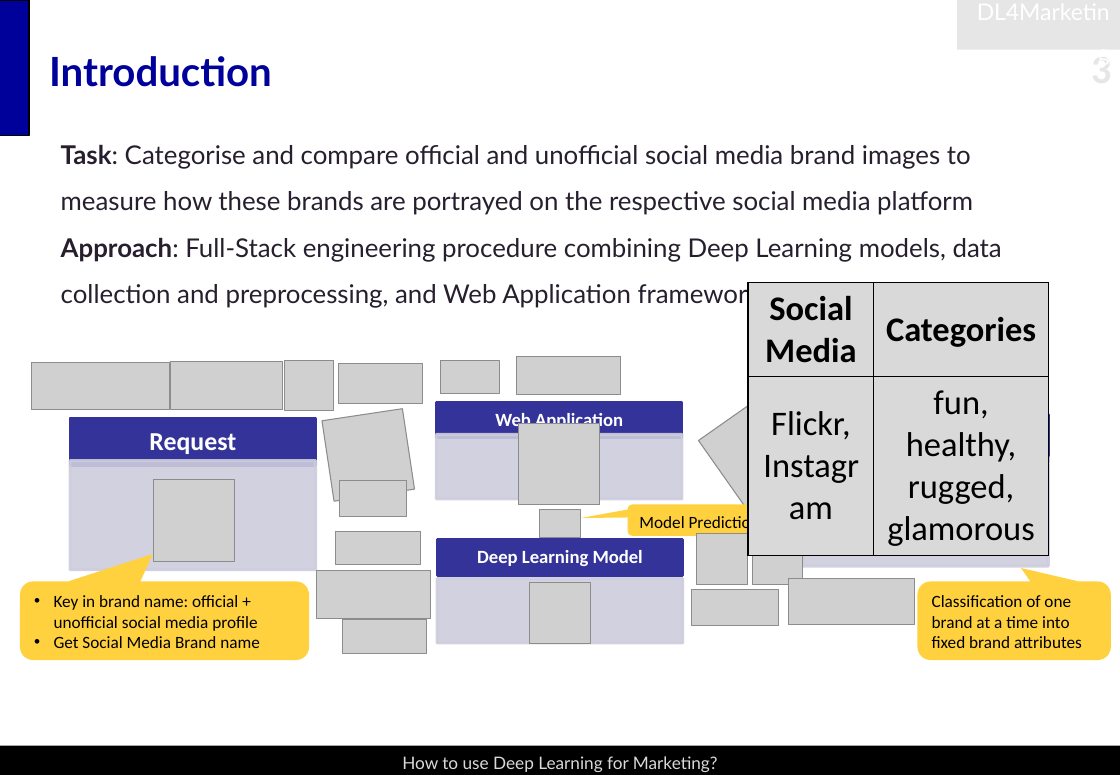
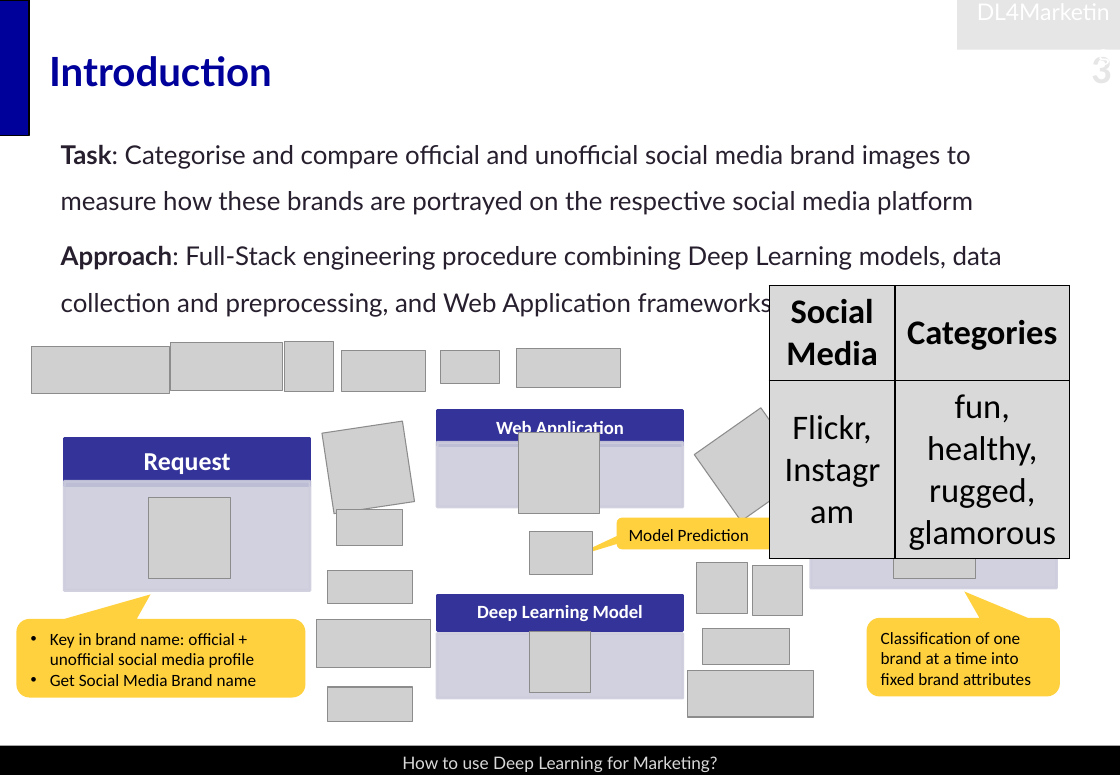
Before and after one commit to snoweZz/DLfM_BrandManagement, a slide deck: slide 3 of about_me/BrandManagement.pptx. Drawn at 1120x775 pixels with LibreOffice and Linux fonts; fonts in the diff are those of the drawing; grey boxes stand for pictures. Boxes give left, top, right and bottom in pixels: in the first picture for what was removed or moved away, otherwise in the second. Text is boxed around its words. In the diff, an @@ line names an element or a change of style, - is before the commit and + after.

Commit message:
Layout Update

```diff
--- a/about_me/BrandManagement.pptx
+++ b/about_me/BrandManagement.pptx
@@ text "Task: Categorise and compare official ..." at (61,144,1002,317): more space between paragraphs @@
@@ table: place and size @@
-table at (749,282,1050,550)
+table at (769,286,1070,554)
@@ picture: place and size @@
-picture at (31,363,170,410)
+picture at (31,347,170,394)
@@ picture: place and size @@
-picture at (171,362,282,410)
+picture at (171,343,282,391)
@@ picture: place and size @@
-picture at (284,361,333,411)
+picture at (284,342,333,392)
@@ picture: place and size @@
-picture at (338,363,422,404)
+picture at (342,351,426,392)
@@ picture: place and size @@
-picture at (441,361,500,394)
+picture at (441,351,500,384)
@@ picture: place and size @@
-picture at (517,357,622,395)
+picture at (517,350,622,388)
@@ picture: place and size @@
-picture at (699,395,812,508)
+picture at (694,408,808,522)
@@ picture: place and size @@
-picture at (322,409,415,502)
+picture at (322,422,415,514)
@@ 2 rectangles, 1 picture, 1 text: place and size @@
-2 rectangles, 1 picture, 1 text at (436,403,683,506)
+2 rectangles, 1 picture, 1 text at (437,411,684,514)
@@ 2 rectangles, 1 picture, 1 text: place and size @@
-2 rectangles, 1 picture, 1 text at (803,415,1049,567)
+2 rectangles, 1 picture, 1 text at (811,436,1057,588)
@@ 2 rectangles, 1 text: place and size @@
-2 rectangles, 1 text at (70,419,316,571)
+2 rectangles, 1 text at (64,440,310,592)
@@ picture: place and size @@
-picture at (153,480,235,562)
+picture at (149,497,231,579)
@@ picture: place and size @@
-picture at (340,481,407,517)
+picture at (336,510,403,546)
@@ picture: place and size @@
-picture at (540,510,580,538)
+picture at (530,532,593,576)
@@ rounded speech box "Model Prediction": place and size @@
-rounded speech box "Model Prediction" at (628,505,787,537)
+rounded speech box "Model Prediction" at (617,518,777,550)
@@ picture: place and size @@
-picture at (696,534,747,584)
+picture at (696,563,747,613)
@@ picture: place and size @@
-picture at (753,536,803,585)
+picture at (753,567,803,616)
@@ picture: place and size @@
-picture at (336,532,421,565)
+picture at (328,571,413,604)
@@ rounded speech box "Key in brand name: official ...": place and size @@
-rounded speech box "Key in brand name: official ..." at (20,582,309,661)
+rounded speech box "Key in brand name: official ..." at (17,619,306,698)
@@ picture: place and size @@
-picture at (316,571,430,619)
+picture at (316,619,430,668)
@@ picture: place and size @@
-picture at (692,591,779,627)
+picture at (702,629,789,665)
@@ proportions changed in 3 elements at (617,518,777,550), (17,619,306,698), (867,618,1060,697) @@
@@ rounded speech box "Classification of one brand at ...": place and size @@
-rounded speech box "Classification of one brand at ..." at (917,582,1111,661)
+rounded speech box "Classification of one brand at ..." at (867,618,1060,697)
@@ 2 rectangles, 1 text: place and size @@
-2 rectangles, 1 text at (437,541,684,643)
+2 rectangles, 1 text at (437,596,684,698)
@@ picture: place and size @@
-picture at (529,583,591,644)
+picture at (529,632,591,693)
@@ picture: place and size @@
-picture at (342,619,426,654)
+picture at (328,688,412,722)
@@ picture: place and size @@
-picture at (789,579,915,626)
+picture at (688,671,814,718)
```
Also in this commit, not shown: 5 other slides changed.
